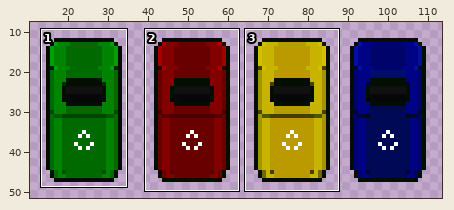
Sprite sheet, stored at Assets/Sprites/Bins.png. Above: a wide view before the commit, with the close-up outlined.
Close-up. Old version:
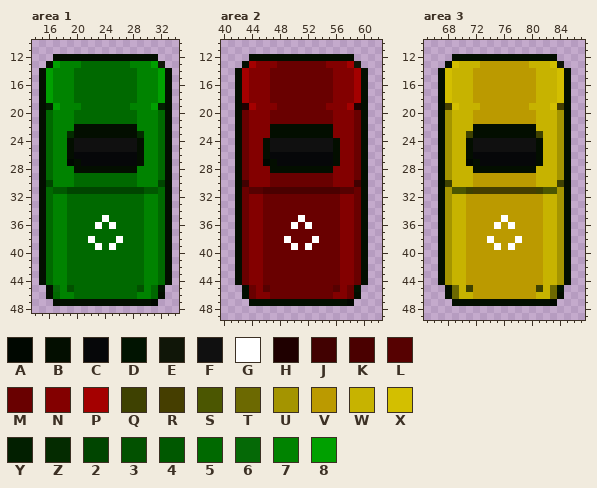
The file is 128x128 pixels. Colours within 5 levels of each other are drawn and written as one. Shown: area 1: x 14..34, y 10..48; area 2: x 40..62, y 10..49; area 3: x 65..87, y 10..49. The wide view leaves out empty margins. The commit also changed other parts of the picture, which this record leaves out.
Palette (. is transparent): A #000700  B #030e00  C #060709  D #011401  E #101608  F #101010  G #ffffff  H #1f0000  J #410101  K #4a0000  L #560101  M #690000  N #830000  P #a40000  Q #3e4101  R #453e00  S #4b5601  T #6c6901  U #a49400  V #bb9a00  W #c7b300  X #d3bf00  Y #021f00  Z #042b00  2 #004500  3 #025100  4 #005800  5 #006900  6 #056906  7 #008300  8 #00a000
Pixels before, area 1, first column x 15:
12 ..BBBBBBBBBBBBBBB..
13 .B877755555557778E.
14 B87775555555557778B
15 B87775555555557778B
16 B87775555555557778B
17 B87775555555557778B
18 B87775555555557778B
19 BY877755555557778YB
20 B57775555555557775B
21 B57775555555557775B
22 B5777BBBBBBBBB7775B
23 B577ZBBBBBBBBBZ775B
24 B577BFFFFFFFFFB775B
25 B577BFFFFFFFFFB775B
26 B577BCCCCCCCCCB775B
27 B577ABCCCCCCCCB775B
28 B5777BBBBBBBBB7775B
29 B57775555555557775B
30 B27775555555557772B
31 B54422222222222445B
32 B57755555555555775B
33 B57755555555555775B
34 B57755555555555775B
35 B57755555G55555775B
36 B5775555G5G5555775B
37 B57755555555555775B
38 B577555G555G555775B
39 B5775555G5G5555775B
40 B57755555555555775B
41 B57755555555555775B
42 B57755555555555775B
43 B57755555555555775B
44 B57755555555555775B
45 .B673555555555375D.
46 .B577555555555775B.
47 ..BBBBBBBBBBBBBBA..
Pixels before, area 2, first column x 42:
12 ..BBBBBBBBBBBBBBB..
13 .BPNNNMMMMMMMNNNPE.
14 BPNNNMMMMMMMMMNNNPB
15 BPNNNMMMMMMMMMNNNPB
16 BPNNNMMMMMMMMMNNNPB
17 BPNNNMMMMMMMMMNNNPB
18 BPNNNMMMMMMMMMNNNPB
19 BHPNNNMMMMMMMNNNPHB
20 BMNNNMMMMMMMMMNNNMB
21 BMNNNMMMMMMMMMNNNMB
22 BMNNNBBBBBBBBBNNNMB
23 BMNNNBBBBBBBBBNNNMB
24 BMNNBFFFFFFFFFBNNMB
25 BMNNBFFFFFFFFFBNNMB
26 BMNNBCCCCCCCCCBNNMB
27 BMNNABCCCCCCCCBNNMB
28 BMNNNBBBBBBBBBNNNMB
29 BMNNNMMMMMMMMMNNNMB
30 BJNNNMMMMMMMMMNNNJB
31 BMLLKKKKKKKKKKKLLMB
32 BMNNMMMMMMMMMMMNNMB
33 BMNNMMMMMMMMMMMNNMB
34 BMNNMMMMMMMMMMMNNMB
35 BMNNMMMMMGMMMMMNNMB
36 BMNNMMMMGMGMMMMNNMB
37 BMNNMMMMMMMMMMMNNMB
38 BMNNMMMGMMMGMMMNNMB
39 BMNNMMMMGMGMMMMNNMB
40 BMNNMMMMMMMMMMMNNMB
41 BMNNMMMMMMMMMMMNNMB
42 BMNNMMMMMMMMMMMNNMB
43 BMNNMMMMMMMMMMMNNMB
44 BMNNMMMMMMMMMMMNNMB
45 .BMNLMMMMMMMMMLNMD.
46 .BMNNMMMMMMMMMNNMB.
47 ..BBBBBBBBBBBBBBA..
Pixels before, area 3, first column x 67:
12 ..BBBBBBBBBBBBBBB..
13 .BXWWWVVVVVVVWWWXE.
14 BXWWWVVVVVVVVVWWWXB
15 BXWWWVVVVVVVVVWWWXB
16 BXWWWVVVVVVVVVWWWXB
17 BXWWWVVVVVVVVVWWWXB
18 BXWWWVVVVVVVVVWWWXB
19 BRXWWWVVVVVVVWWWXRB
20 BUWWWVVVVVVVVVWWWUB
21 BUWWWVVVVVVVVVWWWUB
22 BUWWWBBBBBBBBBWWWUB
23 BUWWQBBBBBBBBBQWWUB
24 BUWWBFFFFFFFFFBWWUB
25 BUWWBFFFFFFFFFBWWUB
26 BUWWBCCCCCCCCCBWWUB
27 BUWWABCCCCCCCCBWWUB
28 BUWWWBBBBBBBBBWWWUB
29 BUWWWVVVVVVVVVWWWUB
30 BQWWWVVVVVVVVVWWWQB
31 BUSSQRRRRRRRRRQSSUB
32 BUWWVVVVVVVVVVVWWUB
33 BUWWVVVVVVVVVVVWWUB
34 BUWWVVVVVVVVVVVWWUB
35 BUWWVVVVVGVVVVVWWUB
36 BUWWVVVVGVGVVVVWWUB
37 BUWWVVVVVVVVVVVWWUB
38 BUWWVVVGVVVGVVVWWUB
39 BUWWVVVVGVGVVVVWWUB
40 BUWWVVVVVVVVVVVWWUB
41 BUWWVVVVVVVVVVVWWUB
42 BUWWVVVVVVVVVVVWWUB
43 BUWWVVVVVVVVVVVWWUB
44 BUWWVVVVVVVVVVVWWUB
45 .BTWQVVVVVVVVVQWTD.
46 .BTWWVVVVVVVVVWWTB.
47 ..BBBBBBBBBBBBBBA..
The same view after the edit:
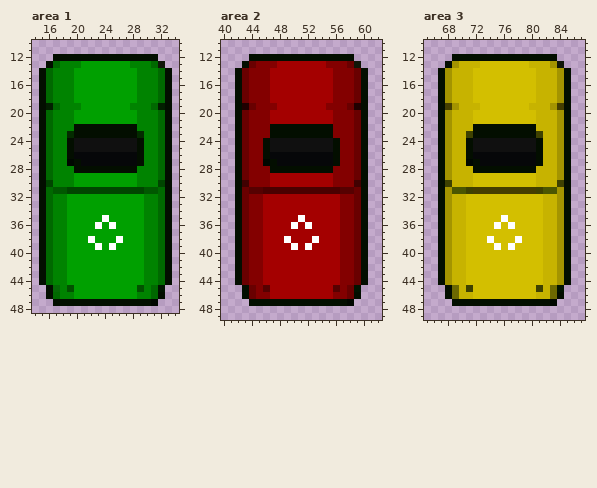
From old to new:
Changed rows in their new state; - is an unchanged pixel.
Area 1:
first column x 16:
13 -5---8888888---5-
14 5---888888888---5
15 5---888888888---5
16 5---888888888---5
17 5---888888888---5
18 5---888888888---5
19 -5---8888888---5-
20 ----888888888----
21 ----888888888----
first column x 19:
29 -888888888-
30 -888888888-
32 88888888888
33 88888888888
34 88888888888
35 88888-88888
36 8888-8-8888
37 88888888888
38 888-888-888
39 8888-8-8888
40 88888888888
41 88888888888
42 88888888888
43 88888888888
44 88888888888
45 -888888888-
46 -888888888-
Area 2:
first column x 43:
13 -M---PPPPPPP---M-
14 M---PPPPPPPPP---M
15 M---PPPPPPPPP---M
16 M---PPPPPPPPP---M
17 M---PPPPPPPPP---M
18 M---PPPPPPPPP---M
19 -M---PPPPPPP---M-
20 ----PPPPPPPPP----
21 ----PPPPPPPPP----
first column x 46:
29 -PPPPPPPPP-
30 -PPPPPPPPP-
32 PPPPPPPPPPP
33 PPPPPPPPPPP
34 PPPPPPPPPPP
35 PPPPP-PPPPP
36 PPPP-P-PPPP
37 PPPPPPPPPPP
38 PPP-PPP-PPP
39 PPPP-P-PPPP
40 PPPPPPPPPPP
41 PPPPPPPPPPP
42 PPPPPPPPPPP
43 PPPPPPPPPPP
44 PPPPPPPPPPP
45 -PPPPPPPPP-
46 -PPPPPPPPP-
Area 3:
first column x 68:
13 -U---XXXXXXX---U-
14 U---XXXXXXXXX---U
15 U---XXXXXXXXX---U
16 U---XXXXXXXXX---U
17 U---XXXXXXXXX---U
18 U---XXXXXXXXX---U
19 -U---XXXXXXX---U-
20 ----XXXXXXXXX----
21 ----XXXXXXXXX----
first column x 71:
29 -XXXXXXXXX-
30 -XXXXXXXXX-
32 XXXXXXXXXXX
33 XXXXXXXXXXX
34 XXXXXXXXXXX
35 XXXXX-XXXXX
36 XXXX-X-XXXX
37 XXXXXXXXXXX
38 XXX-XXX-XXX
39 XXXX-X-XXXX
40 XXXXXXXXXXX
41 XXXXXXXXXXX
42 XXXXXXXXXXX
43 XXXXXXXXXXX
44 XXXXXXXXXXX
45 -XXXXXXXXX-
46 -XXXXXXXXX-
